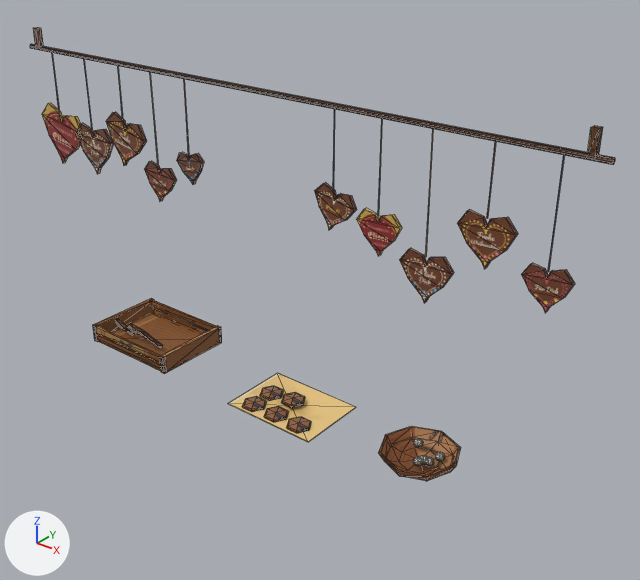
The glTF model site/public/models/prop_deco_lebkuchen.lite.glb as it was, and as the next commit left it.
The view is the same before and after, from a camera (50 mm lens) standing at (1.79, -1.96, 1.69) and looking at (0.18, 0.06, 0.44). Every picture has the same lights, and +X, +Y and +Z are marked at lower left. The picture after the commit comes second. Mesh edges are drawn as thin lines. Where no turn or scale is listed for an object, it has been applied to the vertices. Vertices at exactly the same position are counted once.

In view in the first picture: 'prop_deco_lebkuchen_static'.
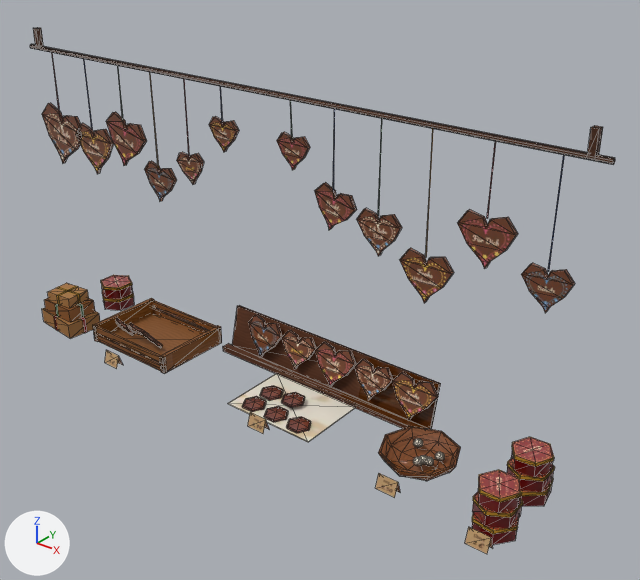
Where the newer file only moved an object's origin or applied its transform, the numbers keep the older frame.

Pixel boxes [x1, y1, x2, y2] of what changed, in the pictures (640 x 580 px):
'prop_deco_lebkuchen_static', reshaped (16% taller)
    before: [30, 27, 615, 481]
    after: [30, 27, 615, 554]
part 1 of me_prop_deco_lebkuchen_static, added
    after: [223, 343, 427, 429]
part 2 of me_prop_deco_lebkuchen_static, added (brown)
    after: [209, 116, 239, 152]
part 3 of me_prop_deco_lebkuchen_static, added (brown)
    after: [277, 132, 310, 170]
part 4 of me_prop_deco_lebkuchen_static, added (brown)
    after: [248, 314, 282, 357]
part 5 of me_prop_deco_lebkuchen_static, added (brown)
    after: [282, 330, 317, 369]
part 6 of me_prop_deco_lebkuchen_static, added (brown)
    after: [315, 342, 356, 387]
part 7 of me_prop_deco_lebkuchen_static, added (brown)
    after: [355, 359, 393, 400]
part 8 of me_prop_deco_lebkuchen_static, added (brown)
    after: [392, 372, 438, 420]
part 9 of me_prop_deco_lebkuchen_static, built on
    before: [378, 426, 461, 476]
    after: [232, 305, 555, 554]
part 10 of me_prop_deco_lebkuchen_static, built on
    before: [95, 298, 153, 324]
    after: [42, 275, 216, 368]
part 11 of me_prop_deco_lebkuchen_static, added
    after: [248, 412, 269, 433]
part 12 of me_prop_deco_lebkuchen_static, surface changed
    both: [34, 27, 603, 472]

Diff of the bpy script that builds the scene:
```diff
--- a/site/public/models/prop_deco_lebkuchen.lite.glb.py
+++ b/site/public/models/prop_deco_lebkuchen.lite.glb.py
@@ me_prop_deco_lebkuchen_static @@
-me_prop_deco_lebkuchen_static.from_pydata(...)  # 726 vertices, 1252 faces; spans x -1.1..1.1, y -0.15..0.15, z -0.58..0.58
+me_prop_deco_lebkuchen_static.from_pydata(...)  # 1214 vertices, 1934 faces; spans x -1.1..1.1, y -0.24..0.21, z -0.58..0.57
+# me_prop_deco_lebkuchen_static part 1: a new loose piece, a box spanning x -0.35..0.55, y 0.105..0.135, z -0.575..-0.555, in mat_vendor_atlas
+# me_prop_deco_lebkuchen_static part 2: the loose piece of 24 vertices spanning x -0.36..-0.24, y -0.05..-0.04, z 0.15..0.26 is copied, and the copy is moved by (0.16, 0.0, 0.14); it spans x -0.2..-0.08, y -0.05..-0.04, z 0.29..0.39
+# me_prop_deco_lebkuchen_static part 3: the loose piece of 24 vertices spanning x -0.36..-0.24, y -0.05..-0.04, z 0.15..0.26 is copied, and the copy is moved by (0.44, 0.0, 0.14); it spans x 0.08..0.2, y -0.05..-0.04, z 0.29..0.39
+# me_prop_deco_lebkuchen_static part 4: the loose piece of 24 vertices spanning x -0.69..-0.59, y -0.1..-0.04, z -0.54..-0.47 is copied, and the copy is turned 127.8 degrees about the x axis through its middle and scaled by 1.69, then moved by (0.46, 0.22, 0.03); it spans x -0.26..-0.09, y 0.13..0.18, z -0.56..-0.41
+# me_prop_deco_lebkuchen_static part 5: the loose piece of 24 vertices spanning x -0.61..-0.51, y -0.1..-0.03, z -0.55..-0.48 is copied, and the copy is multiplied about its middle by the matrix ((1.478, -0.177, 0.067), (-0.058, -0.927, -1.165), (0.18, 1.153, -0.926)), then moved by (0.55, 0.22, 0.04); it spans x -0.09..0.06, y 0.13..0.18, z -0.55..-0.41
+# me_prop_deco_lebkuchen_static part 6: the loose piece of 24 vertices spanning x -0.61..-0.51, y -0.1..-0.03, z -0.55..-0.48 is copied, and the copy is multiplied about its middle by the matrix ((1.675, -0.221, 0.051), (-0.098, -1.048, -1.322), (0.204, 1.308, -1.051)), then moved by (0.71, 0.22, 0.04); it spans x 0.06..0.23, y 0.13..0.18, z -0.56..-0.41
+# me_prop_deco_lebkuchen_static part 7: the loose piece of 24 vertices spanning x 0.23..0.38, y -0.05..-0.04, z 0.13..0.27 is copied, and the copy is multiplied about its middle by the matrix ((0.979, -0.034, -0.199), (0.082, 0.968, 0.236), (0.185, -0.247, 0.951)), then moved by (0.02, 0.2, -0.68); it spans x 0.24..0.39, y 0.13..0.18, z -0.55..-0.41
+# me_prop_deco_lebkuchen_static part 8: the loose piece of 24 vertices spanning x 0.38..0.53, y -0.05..-0.04, z 0.1..0.23 is copied, and the copy is multiplied about its middle by the matrix ((1.128, -0.057, 0.043), (0.044, 1.093, 0.282), (-0.056, -0.28, 1.093)), then moved by (0.02, 0.2, -0.64); it spans x 0.39..0.56, y 0.13..0.18, z -0.56..-0.41
+# me_prop_deco_lebkuchen_static part 9: 4 vertices moved within x 0.65..0.68, y -0.05..-0.04, z -0.53; 12 vertices removed from x 0.53..0.71, y -0.11..0.07, z -0.55..-0.52; 178 vertices added at x -0.35..1.02, y -0.24..0.21, z -0.58..-0.42
+# me_prop_deco_lebkuchen_static part 10: 1 vertex removed from x -0.8, y 0.15, z -0.5; 129 vertices added at x -1.09..-0.56, y -0.23..0.19, z -0.58..-0.42
+# me_prop_deco_lebkuchen_static part 11: 6 vertices added at x 0.06..0.13, y -0.2..-0.18, z -0.58..-0.53
+# me_prop_deco_lebkuchen_static part 12: 1166 kept faces spanning x -1.1..1.1, y -0.15..0.15, z -0.58..0.57 get new texture (UV) coordinates
+# other edits to the shape of me_prop_deco_lebkuchen_static do not show in these pictures
 me_prop_deco_lebkuchen_static.materials.append(mat_vendor_atlas)
```
